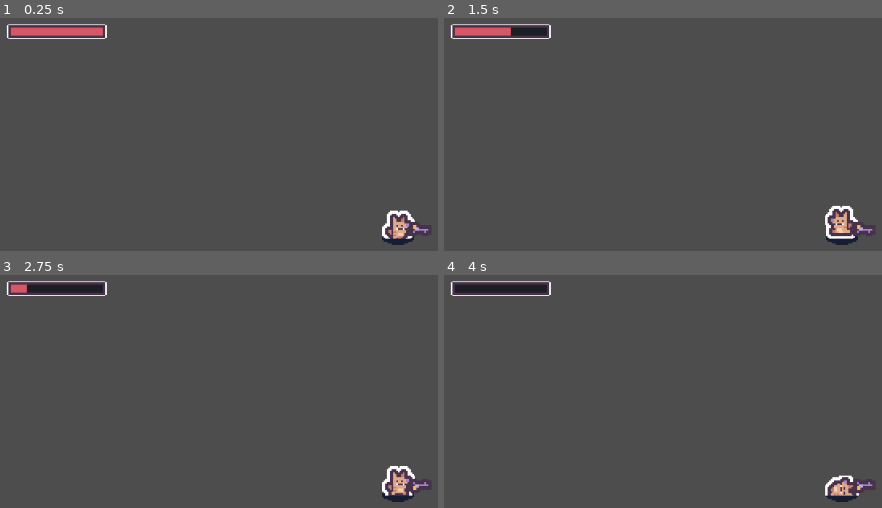
Above: before the commit, frames 1-4 (two rows, left to right).
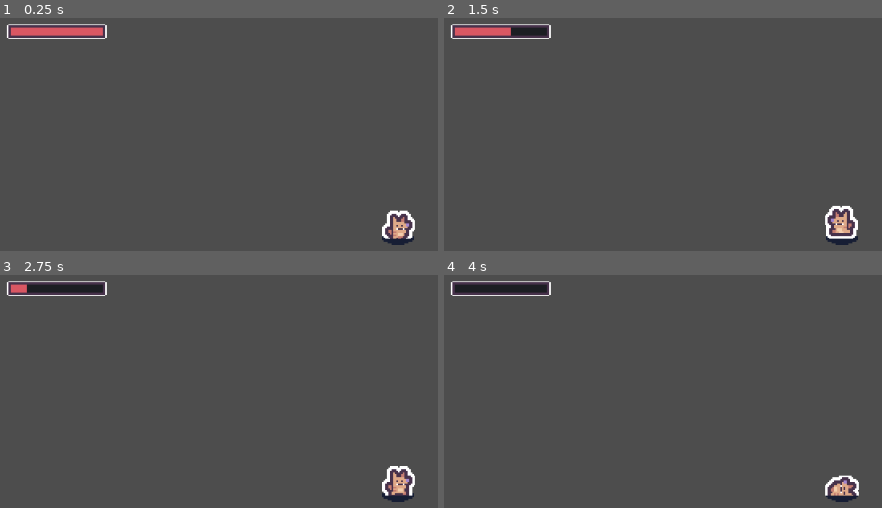
Above: after the commit, the same moments.

Repository: Caio-de-Souza-Marinho/gamejam-42
Game: Godot game, scene res://Scenes/teste.tscn
Same seed, same stepped clock (60 frames per second), same inputs: the game is played once before the commit and once after it. This scene is started directly instead of the project's main scene.
Inputs (mouse positions are in pixels of both pictures, inside the frame that each line leads up to):
- Up to frame 1 (0.25 s): no input
- Up to frame 2 (1.5 s): tap Enter (ui_accept) at 0.5, 0.77 s; move the mouse to (outside the picture) at 0.52 s; hold D (move_right) 0.53-1.28 s; move the mouse to (outside the picture) at 1.27 s; hold S (move_down) from 1.28 s (still down)
- Up to frame 3 (2.75 s): tap Enter (ui_accept) at 1.52, 2 s; move the mouse to (outside the picture) at 2.02 s; release S (move_down) at 2.03 s; hold D (move_right) from 2.03 s (still down)
- Up to frame 4 (4 s): move the mouse to (outside the picture) at 2.77 s; release D (move_right) at 2.78 s; hold W (move_up) 2.78-3.53 s; tap Enter (ui_accept) at 3.02, 3.5, 3.77 s; move the mouse to (outside the picture) at 3.52 s; hold A (move_left) from 3.53 s (still down)

The runs differ from the first frame. In frame 1, 0.2% of the frame differs, in the area x 93-99%, y 87-94%; in frame 2, 0.2%; in frame 3, 0.2%; in frame 4, 0.2%.

Commit message:
add weapon selection

Diff:
--- a/Autoloads/global.gd
+++ b/Autoloads/global.gd
@@ -13,11 +13,19 @@
 	"Bunny": preload("uid://dxp70f0abog78")
 }
 
+var all_weapons: Dictionary[String, PackedScene] = {
+	"Pistol": preload("uid://dq2qd67tnk5p8"),
+	"Uzi": preload("uid://ddsebnxllynxw")
+}
+
 var selected_player: PlayerData
 var selected_weapon: WeaponData
 
 func get_player() -> PackedScene:
 	return all_players[selected_player.id]
+
+func get_weapon() -> PackedScene:
+	return all_weapons[selected_weapon.weapon_name]
 
 func save_data() -> void:
 	var save = settings.duplicate()
--- a/Data/Weapons/weapon_data.gd
+++ b/Data/Weapons/weapon_data.gd
@@ -3,7 +3,6 @@
 
 @export var weapon_name: String
 @export var icon: Texture2D
-@export var scene: PackedScene
 @export var damage: float
 @export var cooldown: float
 @export var mana_cost: float
--- a/Scenes/Arena/arena.gd
+++ b/Scenes/Arena/arena.gd
@@ -169,9 +169,11 @@
 			room.lock_room()
 
 func load_game_selection() -> void:
-	var player = Global.get_player().instantiate()
+	var player: Player = Global.get_player().instantiate()
+	add_child(player)
+	player.weapon_controller.equip_weapon()
+
 	var first_room: LevelRoom = grid[Vector2i.ZERO]
 	var spawn_pos: Marker2D = first_room.player_spawn_pos
 
-	add_child(player)
 	player.global_position = spawn_pos.global_position
--- a/Scenes/Player/player.gd
+++ b/Scenes/Player/player.gd
@@ -6,6 +6,7 @@
 @onready var visuals: Node2D = $Visuals
 @onready var anim_sprite: AnimatedSprite2D = %AnimatedSprite2D
 @onready var health_component: HealthComponent = $HealthComponent
+@onready var weapon_controller: WeaponController = $WeaponController
 
 var can_move := true
 var movement: Vector2
--- a/Scenes/Player/player_dog.tscn
+++ b/Scenes/Player/player_dog.tscn
@@ -6,7 +6,6 @@
 [ext_resource type="Texture2D" uid="uid://ccab6or5n1nai" path="res://Sprites/Players/tile_0000.png" id="4_j6dmc"]
 [ext_resource type="Texture2D" uid="uid://cemiyrcpjly84" path="res://Sprites/Players/tile_0001.png" id="5_h0455"]
 [ext_resource type="Texture2D" uid="uid://cyey76bu4l4v5" path="res://Sprites/Players/tile_0002.png" id="6_7rfe8"]
-[ext_resource type="PackedScene" uid="uid://dq2qd67tnk5p8" path="res://Scenes/Weapons/Range/weapon_range_pistol.tscn" id="8_j6dmc"]
 
 [sub_resource type="SpriteFrames" id="SpriteFrames_it6ej"]
 animations = [{
@@ -59,6 +58,3 @@
 [node name="CollisionShape2D" parent="." index="1" unique_id=198872009]
 position = Vector2(0, -9)
 shape = SubResource("CircleShape2D_j7ddg")
-
-[node name="WeaponRangePistol" parent="WeaponController" parent_id_path=PackedInt32Array(644049850) index="0" unique_id=1491520013 instance=ExtResource("8_j6dmc")]
-position = Vector2(0, -8)
--- a/Scenes/Player/weapon_controller.gd
+++ b/Scenes/Player/weapon_controller.gd
@@ -8,6 +8,13 @@
 	target_pos = get_global_mouse_position()
 	rotate_weapon()
 
+func equip_weapon() -> void:
+	var weapon: Weapon = Global.get_weapon().instantiate()
+	weapon.global_position.y = -8
+	current_weapon = weapon
+	current_weapon.data = Global.selected_weapon
+	add_child(weapon)
+
 func rotate_weapon() -> void:
 	if not current_weapon:
 		return
